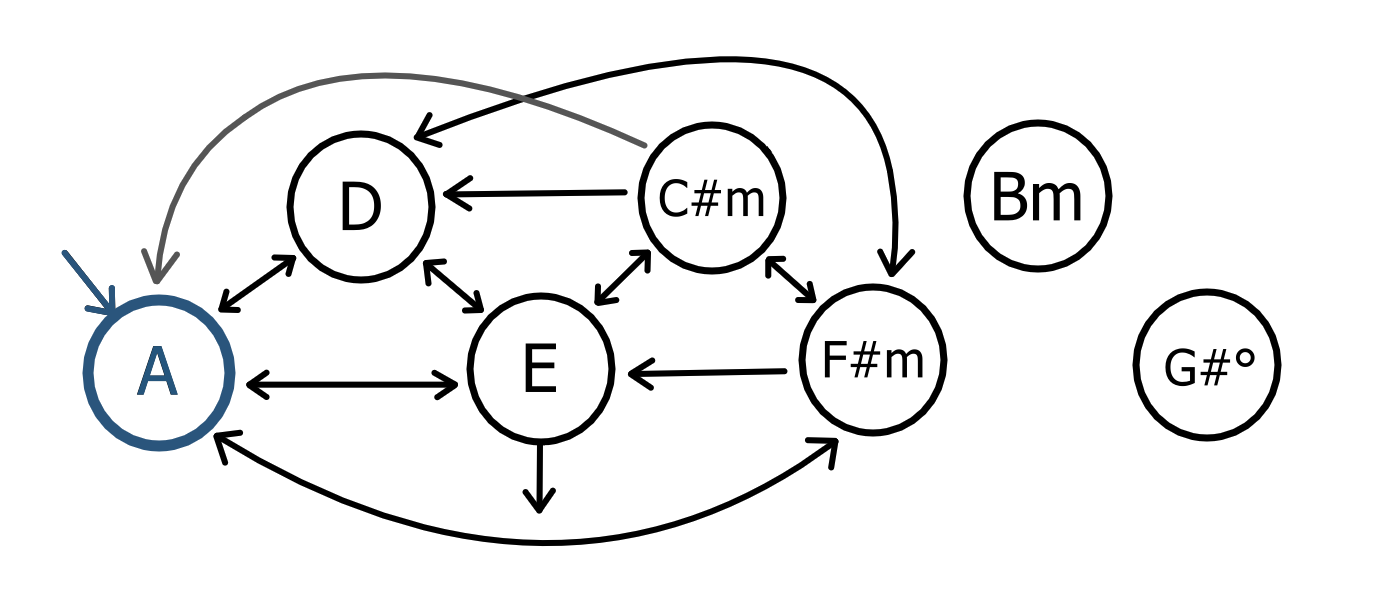
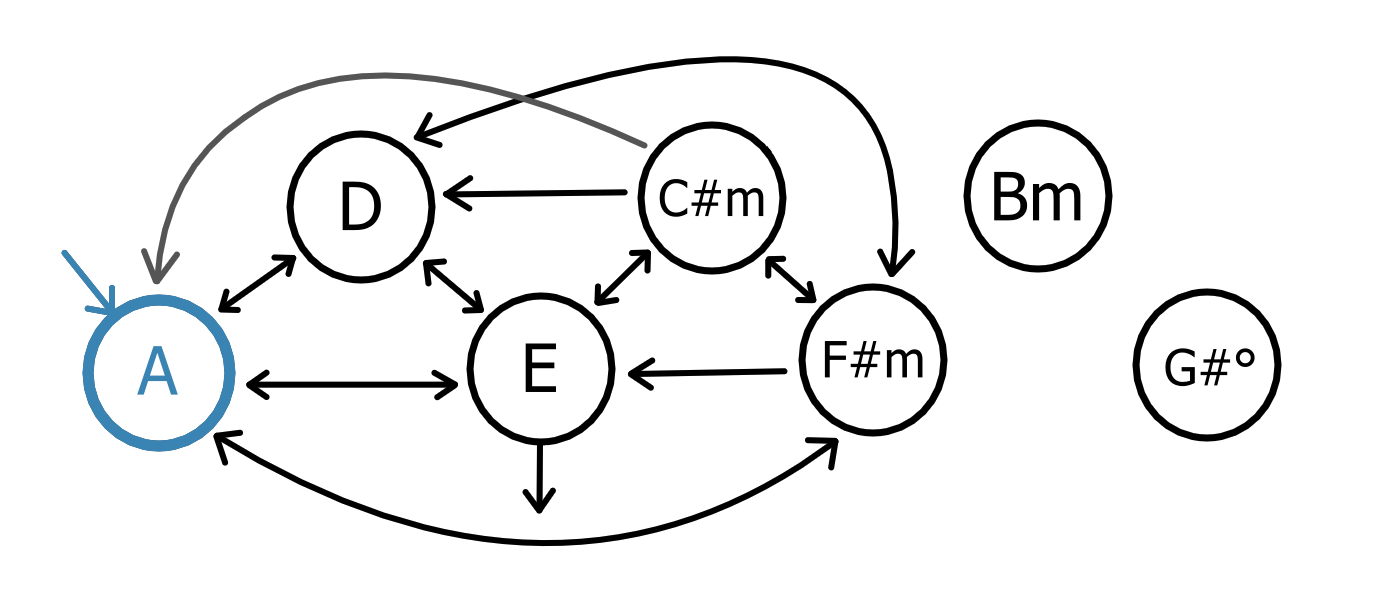
Before/after of a (1400, 600) layered artwork. What changed in the layer stack:
painted on "Paint Layer 5" over 61, 250, 128, 384
painted on "Paint Layer 2" (7th of 7, in "1" › "Selected") over 64, 250, 236, 452
hid group "Unselected" (7th of 7, in "1") (3 layers) over 61, 250, 236, 452
painted on "Ring" (7th of 7, in "1" › "Unselected") over 64, 250, 236, 452
painted on "Paint Layer 3" over 128, 294, 236, 452
